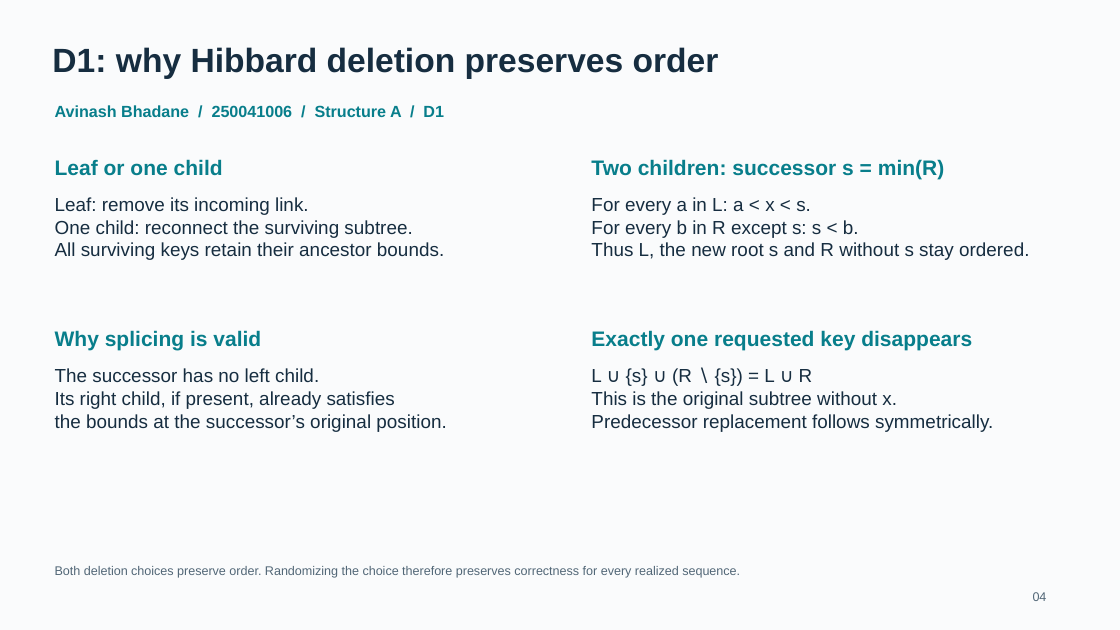
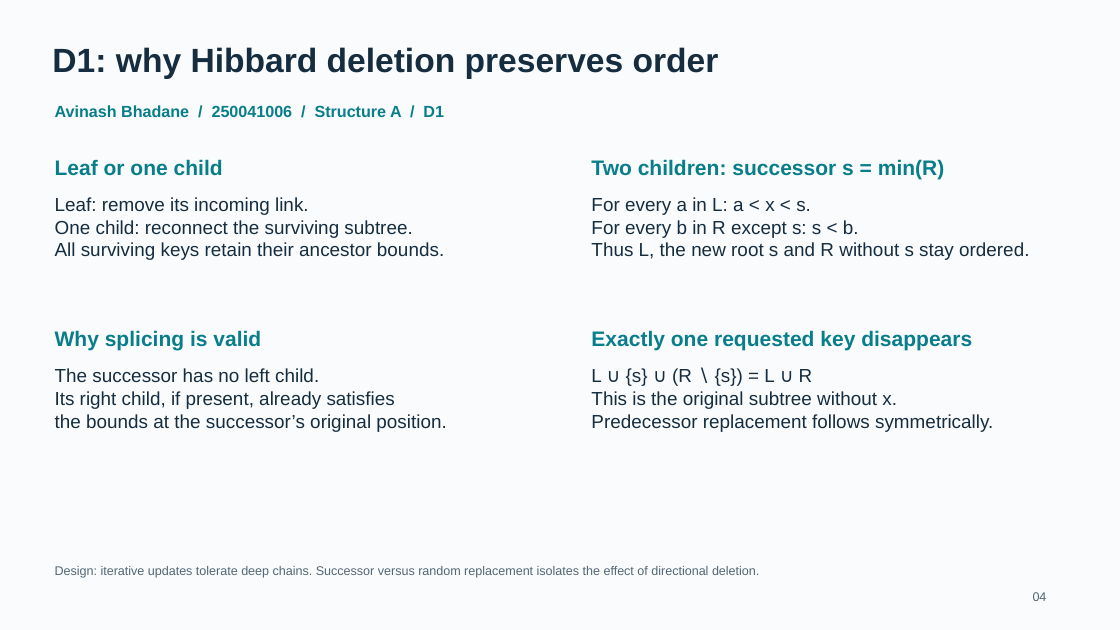
Before and after one commit to MayankMoyal/DSA-Project, a slide deck: slide 4 of docs/slides/slides.pptx. Drawn at 1120x630 pixels with LibreOffice and Linux fonts; fonts in the diff are those of the drawing. Boxes give left, top, right and bottom in pixels: in the first picture for what was removed or moved away, otherwise in the second. Text is boxed around its words. In the diff, an @@ line names an element or a change of style, - is before the commit and + after.

```diff
--- a/docs/slides/slides.pptx
+++ b/docs/slides/slides.pptx
@@ text at (x1=55, y1=566, x2=759, y2=578): text changed @@
-Both deletion choices preserve order. Randomizing the choice therefore preserves correctness for every realized sequence.
+Design: iterative updates tolerate deep chains. Successor versus random replacement isolates the effect of directional deletion.
```
Also in this commit, not shown: 5 other slides changed, 2 slides added, 2 slides removed, 4 other files.
